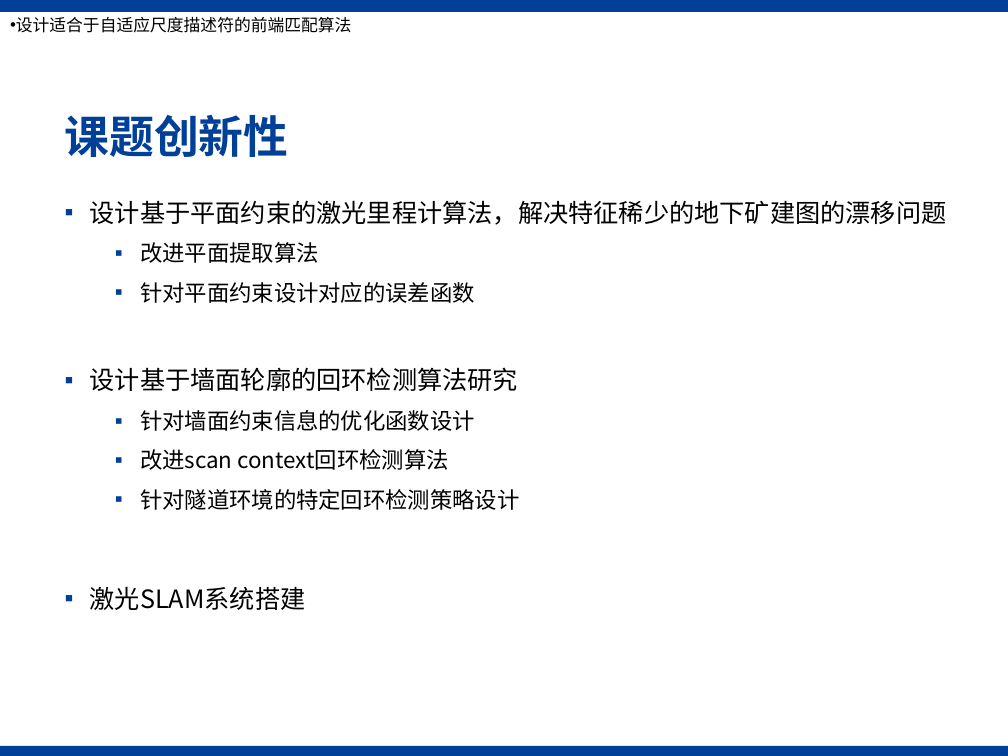
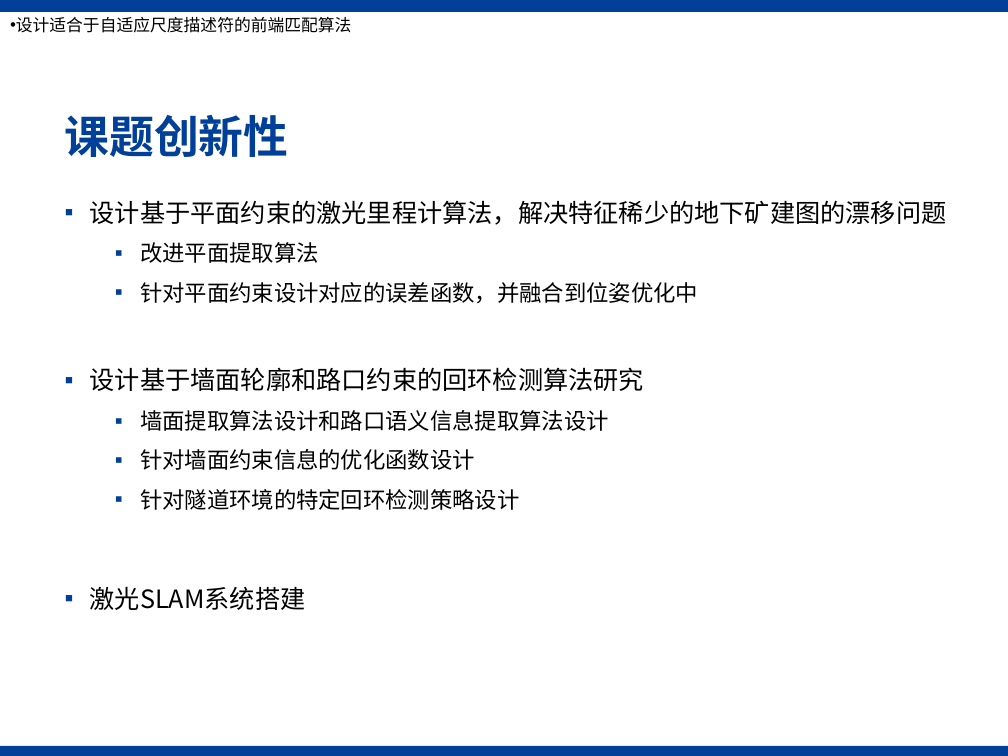
Before and after one commit to Shelfcol/informal_note, a slide deck: slide 15 of 毕业论文/开题/gxf-开题报告1.pptx. Drawn at 1008x756 pixels with LibreOffice and Linux fonts; fonts in the diff are those of the drawing; background and template pictures are left out. Boxes give left, top, right and bottom in pixels: in the first picture for what was removed or moved away, otherwise in the second. Text is boxed around its words. In the diff, an @@ line names an element or a change of style, - is before the commit and + after.

```diff
--- a/毕业论文/开题/gxf-开题报告1.pptx
+++ b/毕业论文/开题/gxf-开题报告1.pptx
@@ text at (90,282,698,431): text changed; size 18 to 16 pt @@
-  ▪ 针对平面约束设计对应的误差函数
-▪ 设计基于墙面轮廓的回环检测算法研究
+  ▪ 针对平面约束设计对应的误差函数，并融合到位姿优化中
+▪ 设计基于墙面轮廓和路口约束的回环检测算法研究
+  ▪ 墙面提取算法设计和路口语义信息提取算法设计
@@ text at (140,449,449,470): paragraph removed @@
-  ▪ 改进scan context回环检测算法
```
Also in this commit, not shown: 5 other slides changed.
